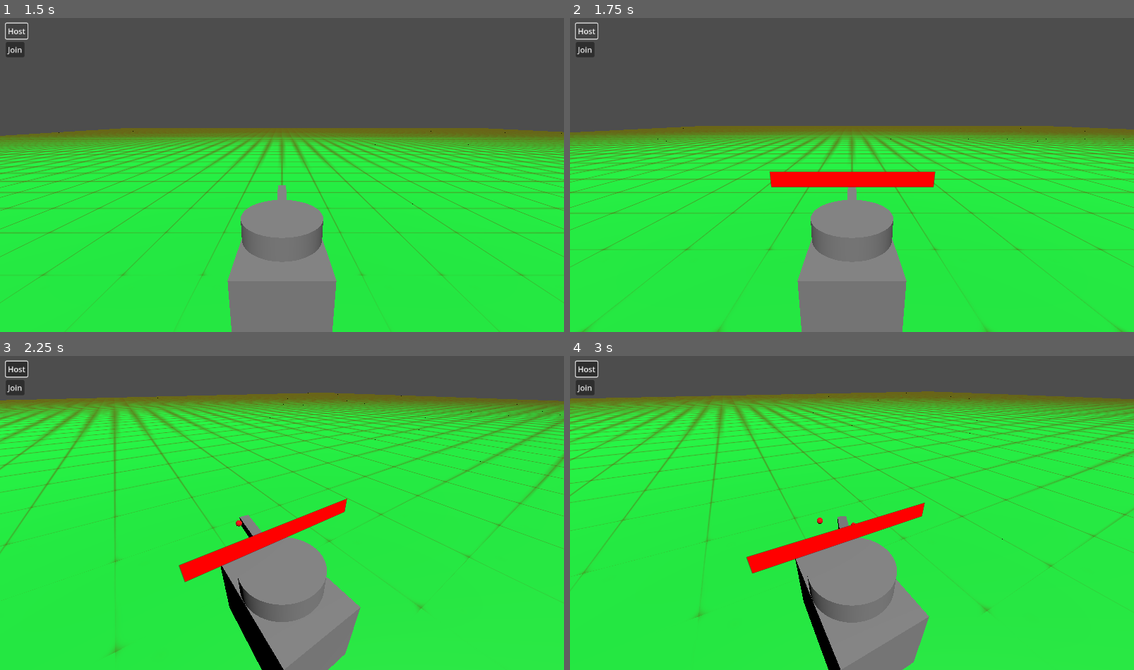
Above: before the commit, frames 1-4 (two rows, left to right).
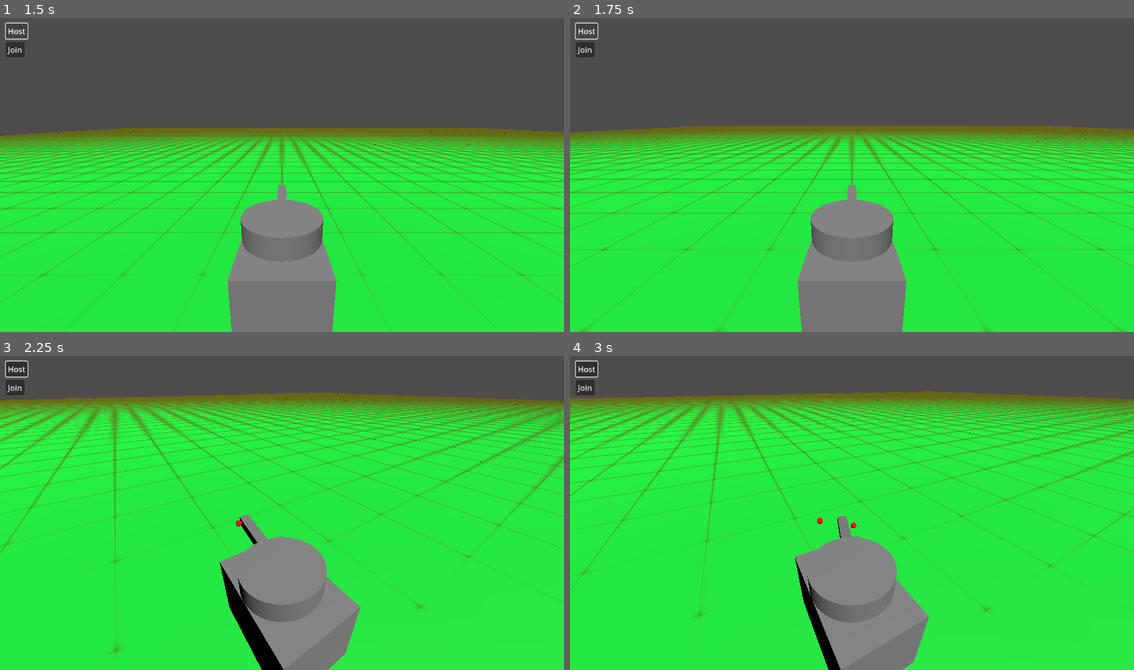
Above: after the commit, the same moments.

Repository: Coolfool3080/QuickTank
Game: Godot game, scene res://levels/multiplayer_test_map.tscn
The game is run twice, just before and just after one commit, with the same random seed, the same clock (stepped at 60 frames per second) and the same inputs. This scene is started directly instead of the project's main scene.
Inputs (mouse positions are in pixels of both pictures, inside the frame that each line leads up to):
- Up to frame 1 (1.5 s): click "Join" at 0.5 s; click "Host" at 1.25 s
- Up to frame 2 (1.75 s): no input
- Up to frame 3 (2.25 s): move the mouse to (310, 509) at 2.02 s; press the mouse at (310, 509) at 2.03 s; hold W (tank_forward) from 2.03 s (still down)
- Up to frame 4 (3 s): keep holding W (tank_forward); move the mouse to (823, 513) at 2.77 s; release the mouse at (823, 513) at 2.78 s; click (823, 513) at 2.85 s

Frame 1 is identical in both runs. In frame 2, 1.5% of the frame differs, in the area x 35-65%, y 48-54%; in frame 3, 1.5%; in frame 4, 1.6%, in the area x 31-63%, y 46-70%.

Commit message:
Made health bars visible only on other tanks

Diff:
--- a/scripts/health_script.gd
+++ b/scripts/health_script.gd
@@ -1,6 +1,9 @@
 extends Sprite3D
 
 func _ready():
+	if is_multiplayer_authority():
+		visible = false
+
 	$SubViewport/health_bar.max_value = 5
 	$SubViewport/health_bar.value = 5
 
--- a/scripts/multiplayer_controller.gd
+++ b/scripts/multiplayer_controller.gd
@@ -16,7 +16,7 @@
 	)
 
 func _on_join_pressed():
-	peer.create_client("47.155.52.142", 135)
+	peer.create_client("localhost", 135)
 	multiplayer.multiplayer_peer = peer
 
 func add_player(pid):
Not shown: 1 places in assets/player_tank_new.tscn that only renumber resources
